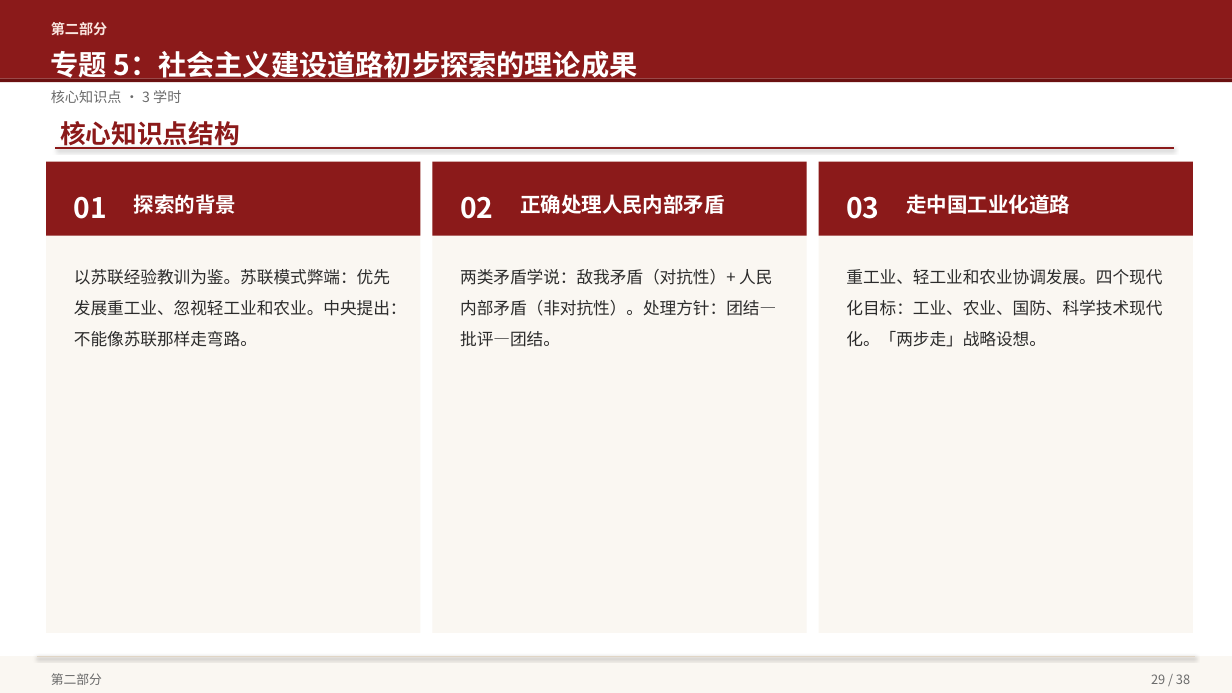
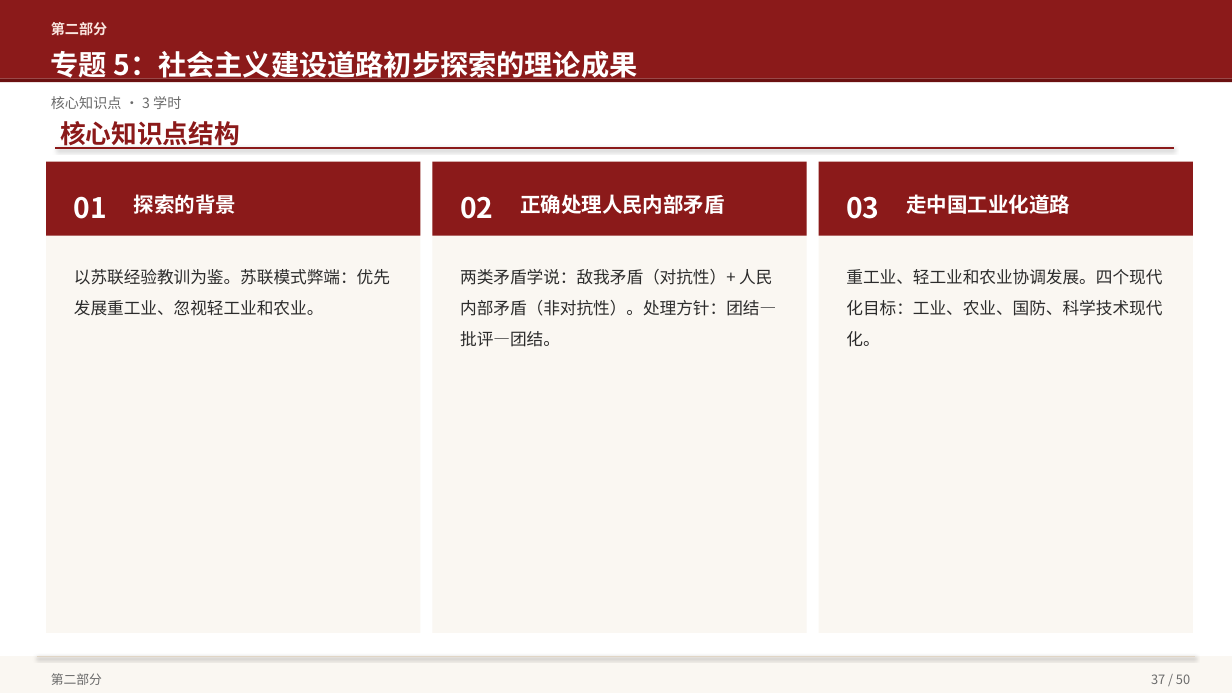
Before and after one commit to hsy358/obsidian-vault, a slide deck: slide 37 of 03-资源/PPT/毛泽东思想和中国特色社会主义理论体系概论 教学大纲概览.pptx (slide 29 before the commit). Drawn at 1232x693 pixels with LibreOffice and Linux fonts; fonts in the diff are those of the drawing. Boxes give left, top, right and bottom in pixels: in the first picture for what was removed or moved away, otherwise in the second. Text is boxed around its words. In the diff, an @@ line names an element or a change of style, - is before the commit and + after.

```diff
--- a/03-资源/PPT/毛泽东思想和中国特色社会主义理论体系概论 教学大纲概览.pptx
+++ b/03-资源/PPT/毛泽东思想和中国特色社会主义理论体系概论 教学大纲概览.pptx
@@ text "核心知识点 · 3 学时": place and size @@
-text "核心知识点 · 3 学时" at (51,90,181,103)
+text "核心知识点 · 3 学时" at (51,96,181,109)
@@ text at (74,269,390,316): text changed @@
-以苏联经验教训为鉴。苏联模式弊端：优先发展重工业、忽视轻工业和农业。中央提出：不能像苏联那样走弯路。
+以苏联经验教训为鉴。苏联模式弊端：优先发展重工业、忽视轻工业和农业。
@@ text at (846,269,1162,347): text changed @@
-重工业、轻工业和农业协调发展。四个现代化目标：工业、农业、国防、科学技术现代化。「两步走」战略设想。
+重工业、轻工业和农业协调发展。四个现代化目标：工业、农业、国防、科学技术现代化。
@@ text at (1151,674,1190,684): text changed @@
-29 / 38
+37 / 50
```
Also in this commit, not shown: 37 other slides changed, 13 slides added.
